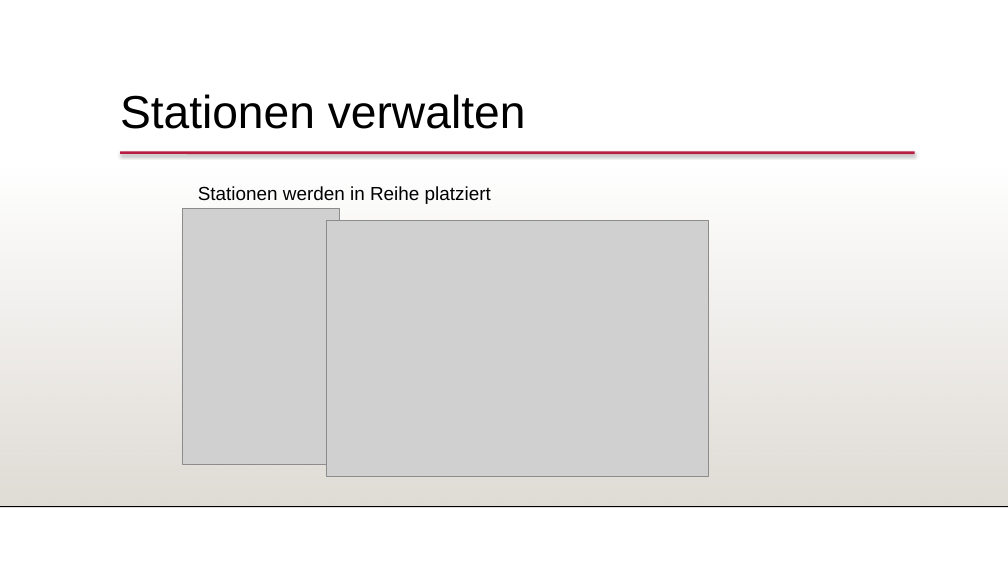
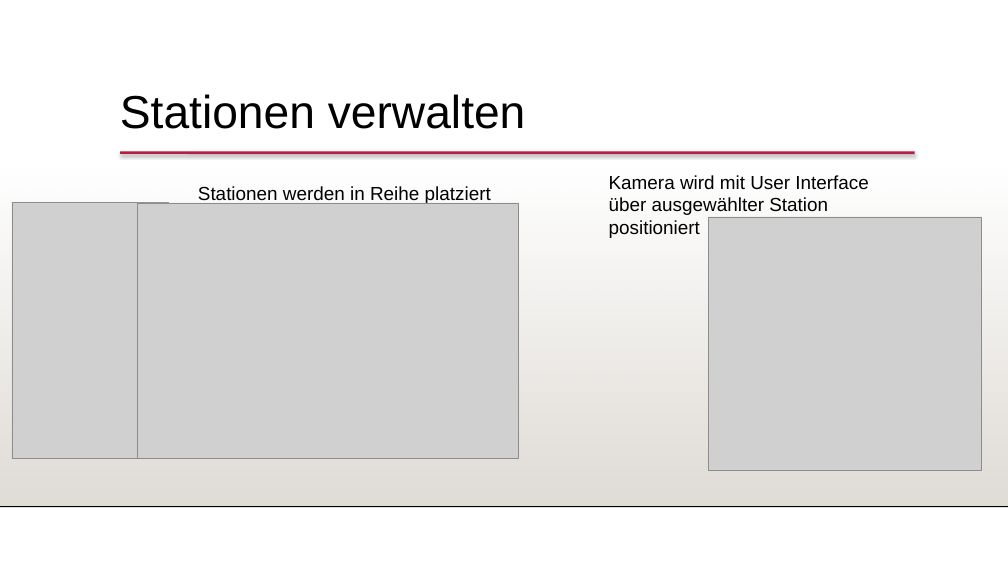
Before and after one commit to FeFi7/CarrierTracking, a slide deck: slide 7 of Präsentation/Teil2_Präsentation20_01_2021.pptx (slide 5 before the commit). Drawn at 1008x567 pixels with LibreOffice and Linux fonts; fonts in the diff are those of the drawing; grey boxes stand for pictures; background and template pictures are left out. Boxes give left, top, right and bottom in pixels: in the first picture for what was removed or moved away, otherwise in the second. Text is boxed around its words. In the diff, an @@ line names an element or a change of style, - is before the commit and + after.

```diff
--- a/Präsentation/Teil2_Präsentation20_01_2021.pptx
+++ b/Präsentation/Teil2_Präsentation20_01_2021.pptx
@@ text added at [609, 175, 868, 238], 18 pt, text #000000 @@
+Kamera wird mit User Interface
+über ausgewählter Station positioniert
@@ picture: place and size @@
-picture at [182, 209, 340, 465]
+picture at [12, 203, 169, 459]
@@ picture: place and size @@
-picture at [327, 221, 709, 476]
+picture at [137, 203, 519, 458]
@@ picture added at [709, 217, 982, 470] @@
```
Also in this commit, not shown: 9 slides added, 4 slides removed.
